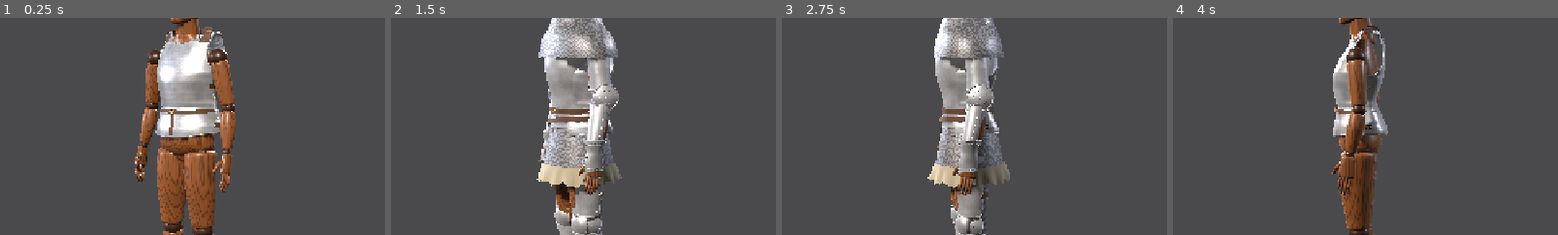
Above: before the commit, frames 1-4 (left to right).
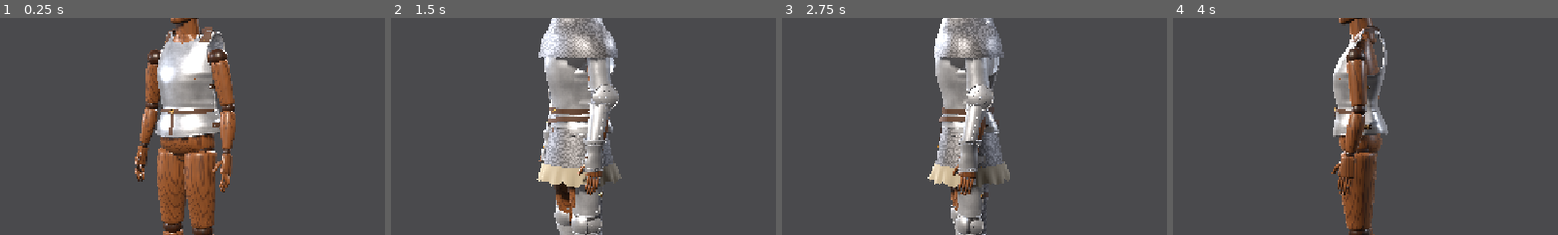
Above: after the commit, the same moments.

Repository: Kmad666/Armor-Craft
Game: Godot game, scene res://scenes/main.tscn
Same seed, same stepped clock (60 frames per second), same inputs: the game is played once before the commit and once after it.
Inputs:
- Up to frame 1 (0.25 s): no input
- Up to frame 2 (1.5 s): click "Turntable" at 0.5 s; click "Legacy procedural suit" at 1.25 s
- Up to frame 3 (2.75 s): click "Turntable" at 2 s
- Up to frame 4 (4 s): click "Legacy procedural suit" at 2.75 s; click "Turntable" at 3.5 s
The pictures show only the part of the screen within x 15-65%, y 23-73%; the shares and areas given below are measured in that part.

The runs differ from the first frame. In frame 1, 0.3% of the frame differs, in the area x 40-59%, y 4-55%; in frame 2, 0.1%; in frame 3, 0.1%; in frame 4, 0.3%.

Commit message:
Cuirass pass 4: outline residuals
Width below the armholes fitted to the average of the front and back views,
backplate depth fitted to the side view. Depth and roundness tables are
smoothed over about a centimetre, which removes the horizontal banding on
the backplate. Silhouette error: front 2.6 -> 1.8 mm, side 2.6 -> 1.5 mm,
back 3.9 -> 2.1 mm.

Co-Authored-By: Claude Opus 5.5 <noreply@anthropic.com>
Claude-Session: https://claude.ai/code/session_01WeZQLGxhK27PqRdm928ucn

Diff:
--- a/scripts/pieces/cuirass.gd
+++ b/scripts/pieces/cuirass.gd
@@ -28,14 +28,14 @@
 # half-width in the front and back views, z of the front and back
 # silhouettes in the side view, and z of the side seam (widest point).
 const T_Y := [1.5073, 1.5032, 1.4991, 1.4950, 1.4909, 1.4868, 1.4827, 1.4786, 1.4746, 1.4705, 1.4664, 1.4623, 1.4582, 1 …(846 unchanged characters)…
-const T_RX := [0.1371, 0.1413, 0.1453, 0.1471, 0.1466, 0.144 …(312 unchanged characters)… 4, 0.1746, 0.1753, 0.1750, 0.1741, 0.1727, 0.1710, 0.1691, 0.1675, 0.1660, 0.1648, 0.1636, 0.1625, 0.1613, 0.1601, 0.1589, 0.1575, 0.1561, 0.1548, 0.1536, 0.1524, 0.1513, 0.1502, 0.1491, 0.1480, 0.1470, 0.1461, 0.1452, 0.1443, 0.1434, 0.1424, 0.1416, 0.1408, 0.1401, 0.1397, 0.1397, 0.1403, 0.1410, 0.1413, 0.1411, 0.1405, 0.1398, 0.1393, 0.1394, 0.1399, 0.1404, 0.1411, 0.1422, 0.1437, 0.1453, 0.1469, 0.1484, 0.1500, 0.1516, 0.1531, 0.1547, 0.1563, 0.1585, 0.1618, 0.1657, 0.1690, 0.1711, 0.1726, 0.1735, 0.1739, 0.1735, 0.1731, 0.1732, 0.1735, 0.1736, 0.1736, 0.1736, 0.1736, 0.1736, 0.1736]
+const T_RX := [0.1371, 0.1413, 0.1453, 0.1471, 0.1466, 0.144 …(312 unchanged characters)… 4, 0.1746, 0.1753, 0.1750, 0.1741, 0.1722, 0.1698, 0.1671, 0.1648, 0.1628, 0.1617, 0.1607, 0.1598, 0.1585, 0.1573, 0.1560, 0.1545, 0.1530, 0.1517, 0.1505, 0.1493, 0.1482, 0.1471, 0.1460, 0.1449, 0.1440, 0.1431, 0.1423, 0.1415, 0.1404, 0.1394, 0.1386, 0.1376, 0.1370, 0.1368, 0.1370, 0.1377, 0.1384, 0.1387, 0.1385, 0.1379, 0.1371, 0.1364, 0.1364, 0.1368, 0.1369, 0.1374, 0.1381, 0.1392, 0.1411, 0.1429, 0.1445, 0.1462, 0.1477, 0.1490, 0.1505, 0.1520, 0.1544, 0.1580, 0.1621, 0.1657, 0.1678, 0.1693, 0.1702, 0.1706, 0.1702, 0.1698, 0.1699, 0.1702, 0.1703, 0.1703, 0.1703, 0.1703, 0.1736, 0.1736]
 # backplate flatness per height (superellipse exponent), fitted so the
 # armhole's back rim lands where it sits in the side view
 const T_NB := [6.3501, 6.3501, 6.6303, 7.4816, 9.1397, 11.2104, 12.8685, 13.7198, 14.0000, 13.9104, 13.5393, 12.7745, 1 …(857 unchanged characters)…
 const T_XF := [0.1321, 0.1411, 0.1460, 0.1444, 0.1436, 0.1411, 0.1368, 0.1364, 0.1358, 0.1358, 0.1350, 0.1350, 0.1346,  …(847 unchanged characters)…
 const T_XB := [0.1231, 0.1350, 0.1440, 0.1472, 0.1460, 0.1444, 0.1389, 0.1382, 0.1382, 0.1387, 0.1382, 0.1382, 0.1382,  …(847 unchanged characters)…
 const T_ZF := [-0.0274, -0.0221, -0.0176, -0.0131, -0.0090, -0.0049, -0.0008, 0.0041, 0.0098, 0.0164, 0.0225, 0.0282, 0 …(854 unchanged characters)…
-const T_ZB := [-0.0982, -0.1006, -0.1051, -0.1088, -0.1129, -0.1162, -0.1190, -0.1215, -0.1231, -0.1247, -0.1264, -0.1272, -0.1280, -0.1288, -0.1297, -0.1305, -0.1313, -0.1321, -0.1321, -0.1329, -0.1333, -0.1337, -0.1342, -0.1346, -0.1350, -0.1354, -0.1354, -0.1354, -0.1354, -0.1354, -0.1346, -0.1346, -0.1346, -0.1342, -0.1337, -0.1337, -0.1329, -0.1329, -0.1321, -0.1321, -0.1313, -0.1305, -0.1301, -0.1297, -0.1288, -0.1280, -0.1272, -0.1264, -0.1256, -0.1247, -0.1239, -0.1227, -0.1215, -0.1207, -0.1198, -0.1190, -0.1174, -0.1166, -0.1153, -0.1141, -0.1133, -0.1117, -0.1108, -0.1100, -0.1084, -0.1076, -0.1059, -0.1051, -0.1043, -0.1027, -0.1018, -0.1002, -0.0994, -0.0986, -0.0973, -0.0961, -0.0953, -0.0945, -0.0937, -0.0928, -0.0928, -0.0920, -0.0920, -0.0920, -0.0920, -0.0928, -0.0928, -0.0937, -0.0941, -0.0953, -0.0969, -0.0986, -0 …(240 unchanged characters)…
+const T_ZB := [-0.0982, -0.1006, -0.1051, -0.1088, -0.1129, -0.1162, -0.1190, -0.1217, -0.1239, -0.1260, -0.1283, -0.1297, -0.1308, -0.1315, -0.1324, -0.1332, -0.1338, -0.1348, -0.1349, -0.1359, -0.1363, -0.1367, -0.1372, -0.1376, -0.1380, -0.1384, -0.1384, -0.1384, -0.1384, -0.1384, -0.1376, -0.1376, -0.1376, -0.1372, -0.1367, -0.1367, -0.1359, -0.1359, -0.1351, -0.1351, -0.1343, -0.1335, -0.1330, -0.1325, -0.1316, -0.1308, -0.1301, -0.1293, -0.1286, -0.1278, -0.1271, -0.1259, -0.1248, -0.1240, -0.1229, -0.1220, -0.1203, -0.1197, -0.1185, -0.1173, -0.1166, -0.1151, -0.1141, -0.1134, -0.1118, -0.1109, -0.1093, -0.1084, -0.1076, -0.1061, -0.1051, -0.1035, -0.1026, -0.1017, -0.1003, -0.0990, -0.0981, -0.0973, -0.0966, -0.0957, -0.0958, -0.0952, -0.0953, -0.0950, -0.0945, -0.0946, -0.0938, -0.0940, -0.0941, -0.0953, -0.0969, -0.0986, -0 …(240 unchanged characters)…
 const T_ZMID := [-0.0454, -0.0454, -0.0454, -0.0454, -0.0454, -0.0454, -0.0454, -0.0454, -0.0454, -0.0454, -0.0454, -0. …(968 unchanged characters)…
 # neckline: |x| -> height of the cut (front and back views)
 const NECK_F := [[0.0000, 1.4664], [0.0327, 1.4695], [0.0413, 1.4712], [0.0487, 1.4727], [0.0542, 1.4744], [0.0589, 1.4 …(329 unchanged characters)…
@@ -166,11 +166,18 @@
 	_tab.resize(TAB_N * STRIDE)
 	var ty := T_Y.duplicate()
 	var cols := []
+	# the traced rows are 4 mm apart and quantised to the sheet's pixels: the
+	# depth and roundness are smoothed over about a centimetre so the plate
+	# reads as one hammered surface rather than bands, widths and armhole
+	# edges a little less so they keep their corners
+	var radius := [6, 6, 6, 12, 12, 6, 12]
+	var k := 0
 	for col in [T_RX, T_XF, T_XB, T_ZF, T_ZB, T_ZMID, T_NB]:
 		var a := PackedFloat32Array()
 		for i in TAB_N:
 			a.append(_hermite(TAB_Y0 + i * 0.001, ty, col))
-		cols.append(_smooth(a, 6))
+		cols.append(_smooth(a, radius[k]))
+		k += 1
 	for i in TAB_N:
 		var y := TAB_Y0 + i * 0.001
 		# below the armholes the cut never bites
